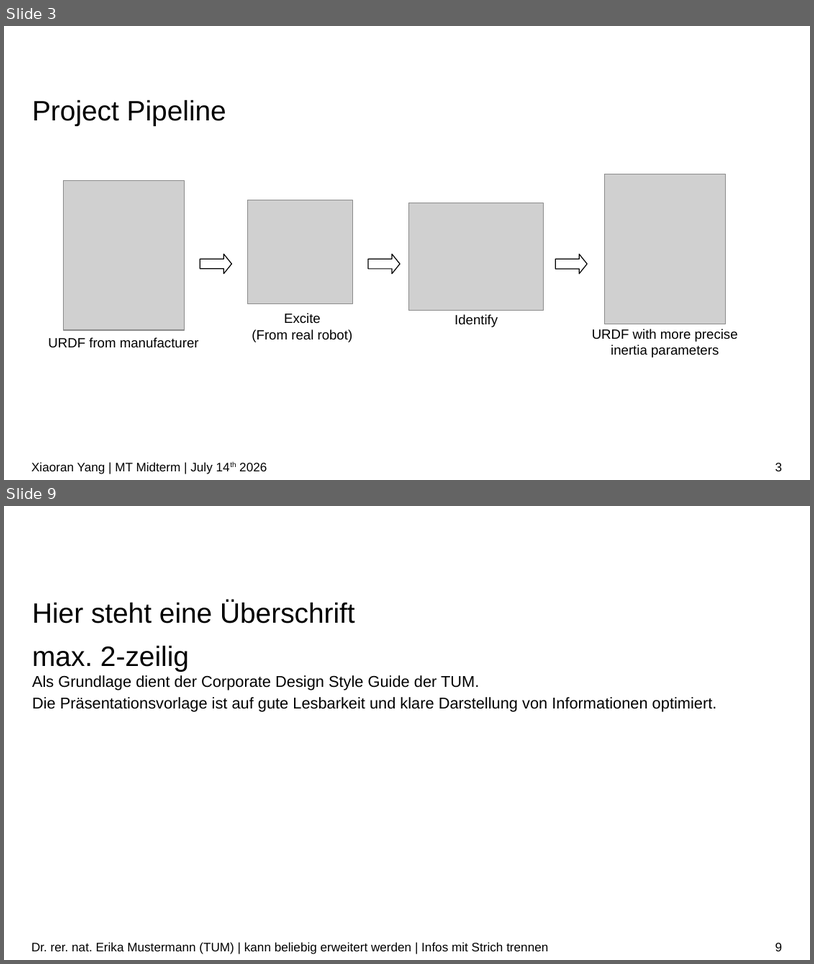
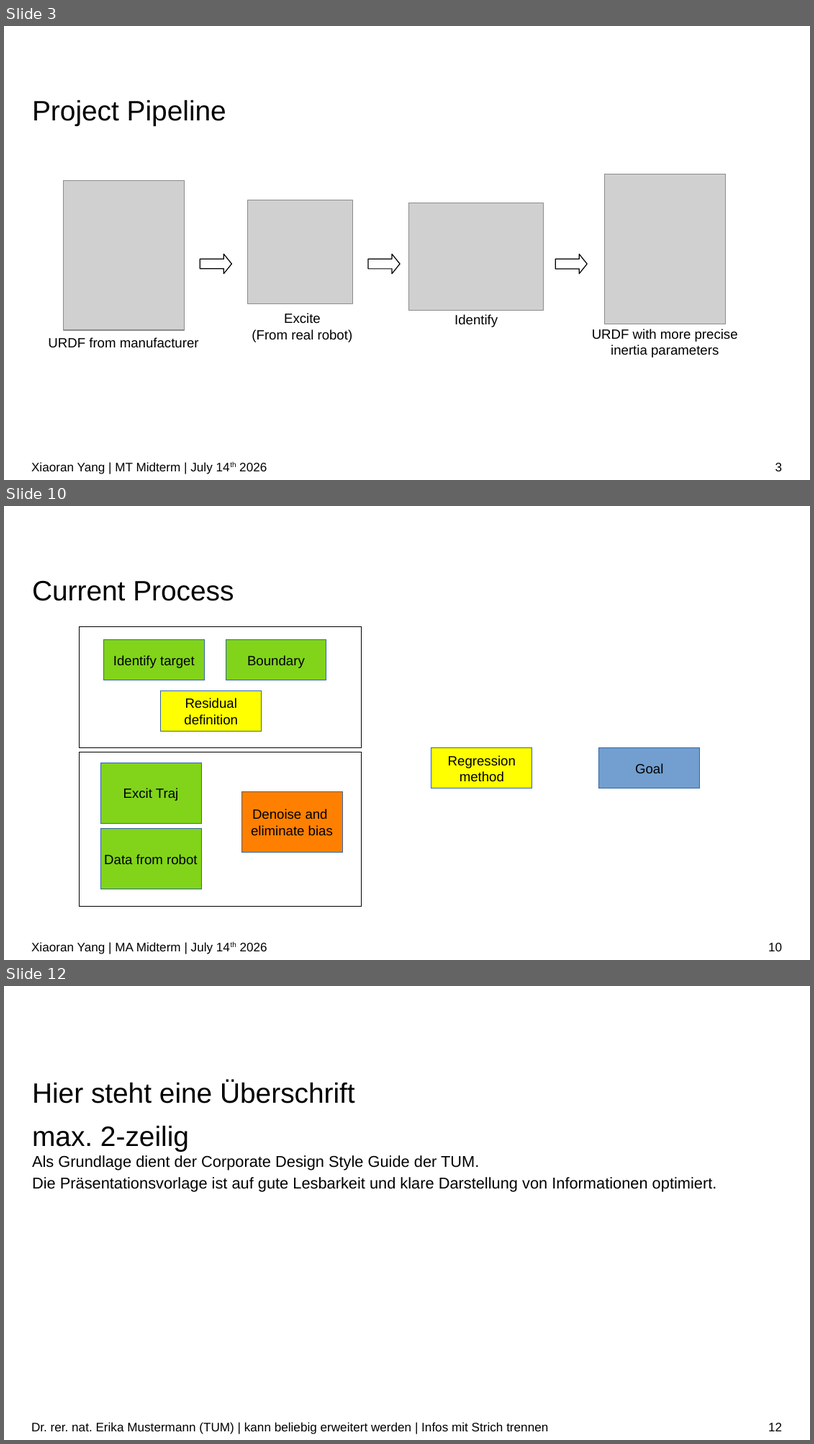
Before and after one commit to IDoccupled/identification, a slide deck: presentation/Midterm.odp. Shown one above the other, each under a label of ours: slides 3 and 9 before the commit, slides 3, 10 and 12 after it; the slides between them are not shown. The pictures are 814x964 and 814x1444 pixels, drawn with LibreOffice and Linux fonts; fonts in the diff are those of the drawing; grey boxes stand for pictures; background and template pictures are left out. Boxes give left, top, right and bottom in pixels: in the first picture for what was removed or moved away, otherwise in the second. Text is boxed around its words. In the diff, an @@ line names an element or a change of style, - is before the commit and + after.

```diff
--- a/presentation/Midterm.odp
+++ b/presentation/Midterm.odp
@@ slide 10 added at (x1=4, y1=506, x2=810, y2=960), background #FFFFFF @@
@@ title added at (x1=32, y1=581, x2=234, y2=601), 25 pt, text #000000 @@
+Current Process
@@ rectangle added at (x1=80, y1=627, x2=362, y2=748), fill #FFFFFF, outline #000000 0 pt @@
@@ rectangle added at (x1=104, y1=640, x2=205, y2=680), fill #81D41A, outline #3465A4 0 pt, 12 pt, text #000000 @@
+Identify target
@@ rectangle added at (x1=226, y1=640, x2=327, y2=680), fill #81D41A, outline #3465A4 0 pt, 12 pt, text #000000 @@
+Boundary
@@ rectangle added at (x1=160, y1=690, x2=261, y2=731), fill #FFFF00, outline #3465A4 0 pt, 12 pt, text #000000 @@
+Residual
+definition
@@ rectangle added at (x1=80, y1=752, x2=362, y2=906), fill #FFFFFF, outline #000000 0 pt @@
@@ rectangle added at (x1=100, y1=762, x2=201, y2=823), fill #81D41A, outline #3465A4 0 pt, 12 pt, text #000000 @@
+Excit Traj
@@ rectangle added at (x1=432, y1=748, x2=532, y2=788), fill #FFFF00, outline #3465A4 0 pt, 12 pt, text #000000 @@
+Regression
+method
@@ rectangle added at (x1=599, y1=748, x2=700, y2=788), fill #729FCF, outline #3465A4 0 pt, 12 pt, text #000000 @@
+Goal
@@ rectangle added at (x1=242, y1=791, x2=342, y2=852), fill #FF8000, outline #3465A4 0 pt, 12 pt, text #000000 @@
+Denoise and
+eliminate bias
@@ rectangle added at (x1=100, y1=829, x2=201, y2=889), fill #81D41A, outline #3465A4 0 pt, 12 pt, text #000000 @@
+Data from robot
@@ text added at (x1=31, y1=942, x2=268, y2=954), 11 pt, text #000000 @@
+Xiaoran Yang | MA Midterm | July 14th 2026
@@ page number added at (x1=769, y1=942, x2=782, y2=951), 11 pt, text #000000 @@
+10
@@ what was slide 9 is now slide 12 @@
@@ page number at (x1=769, y1=1422, x2=782, y2=1431): text changed @@
-9
+12
```
Also in this commit, not shown: 5 slides changed, 3 other slides added, 1 slide removed.
